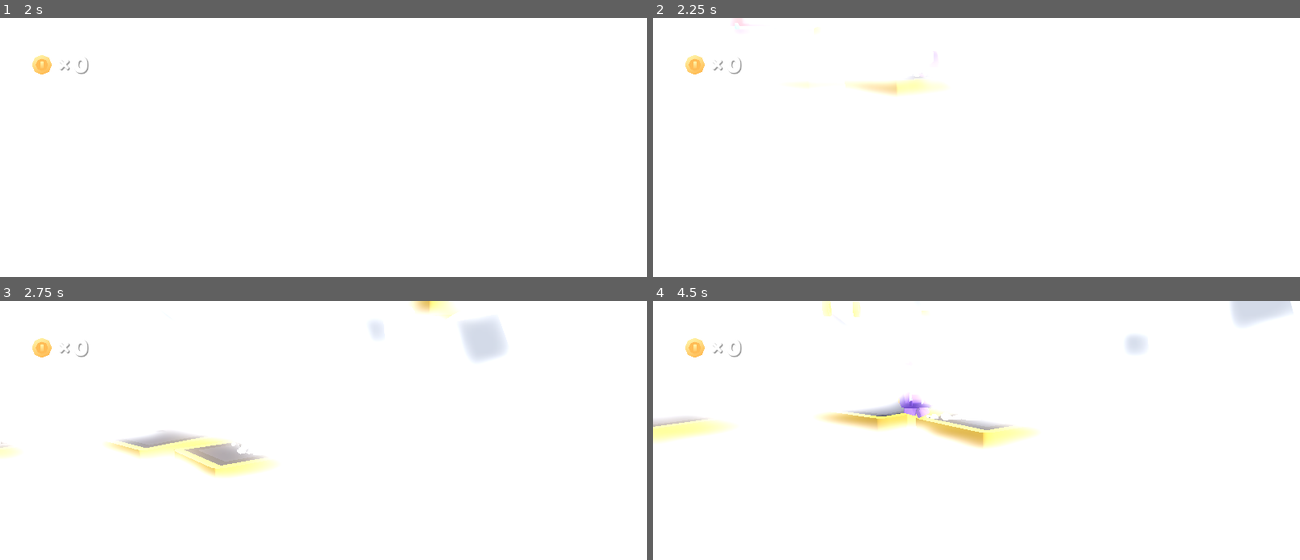
Above: before the commit, frames 1-4 (two rows, left to right).
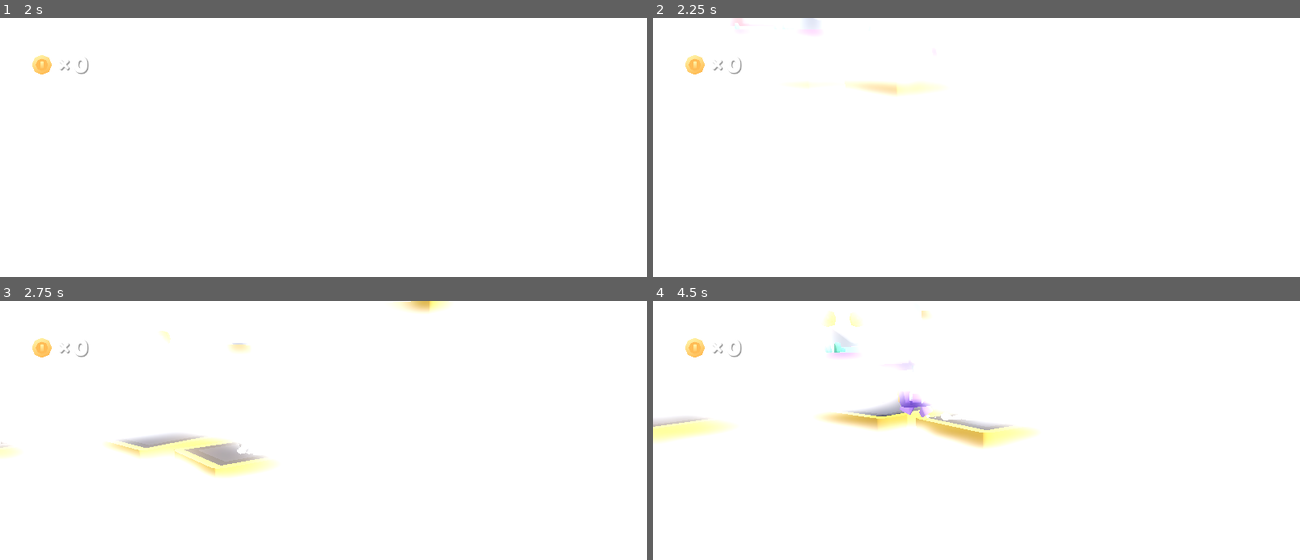
Above: after the commit, the same moments.

Repository: edmundito/godot-level-design-kit
Game: Godot game, scene res://game/levels/test_level.tscn
The game is run twice, just before and just after one commit, with the same random seed, the same clock (stepped at 60 frames per second) and the same inputs. The project has no main scene, so this scene is started directly.
Inputs:
- Up to frame 1 (2 s): hold D (move_right) 0.53-1.28 s; tap Down (camera_down) at 0.6 s; tap Space (jump) at 0.77, 1.52 s; hold S (move_back) from 1.28 s (still down); tap Left (camera_left) at 1.35 s
- Up to frame 2 (2.25 s): release S (move_back) at 2.03 s; hold D (move_right) from 2.03 s (still down); tap Right (camera_right) at 2.1 s
- Up to frame 3 (2.75 s): keep holding D (move_right)
- Up to frame 4 (4.5 s): release D (move_right) at 2.78 s; hold W (move_forward) 2.78-3.53 s; tap Up (camera_up) at 2.85 s; tap Space (jump) at 3.02, 3.77 s; hold A (move_left) from 3.53 s (still down); tap Down (camera_down) at 3.6 s; tap Enter at 4.25 s; tap Left (camera_left) at 4.35 s

Frame 1 is identical in both runs. In frame 2, 0.2% of the frame differs, in the area x 23-42%, y 0-28%; in frame 3, 1.2%; in frame 4, 1.4%, in the area x 26-99%, y 0-47%.

Commit message:
Add respawn function for player instead of reloading level

Diff:
--- a/scripts/player.gd
+++ b/scripts/player.gd
@@ -16,6 +16,8 @@
 
 var coins = 0
 
+@onready var start_position := Vector3(self.position)
+@onready var start_rotation := Vector3(self.rotation)
 @onready var particles_trail = $ParticlesTrail
 @onready var sound_footsteps = $SoundFootsteps
 @onready var model = $Character
@@ -28,7 +30,6 @@
 	view.target = self
 
 func _physics_process(delta):
-
 	# Handle functions
 
 	handle_controls(delta)
@@ -56,9 +57,8 @@
 	# Falling/respawning
 
 	if position.y < -10:
-		get_tree().reload_current_scene()
-
-
+		_respawn()
+		return
 
 	# Animation for scale (jumping and landing)
 
@@ -71,6 +71,15 @@
 		Audio.play("res://sounds/land.ogg")
 
 	previously_floored = is_on_floor()
+
+func _respawn() -> void:
+	rotation = start_rotation
+	position = start_position
+	velocity = Vector3(0, 0, 0)
+	model.scale = Vector3(1, 1, 1)
+	movement_velocity = Vector3(0, 0, 0)
+	rotation_direction = 0
+	gravity = 0
 
 # Handle animation(s)
 
